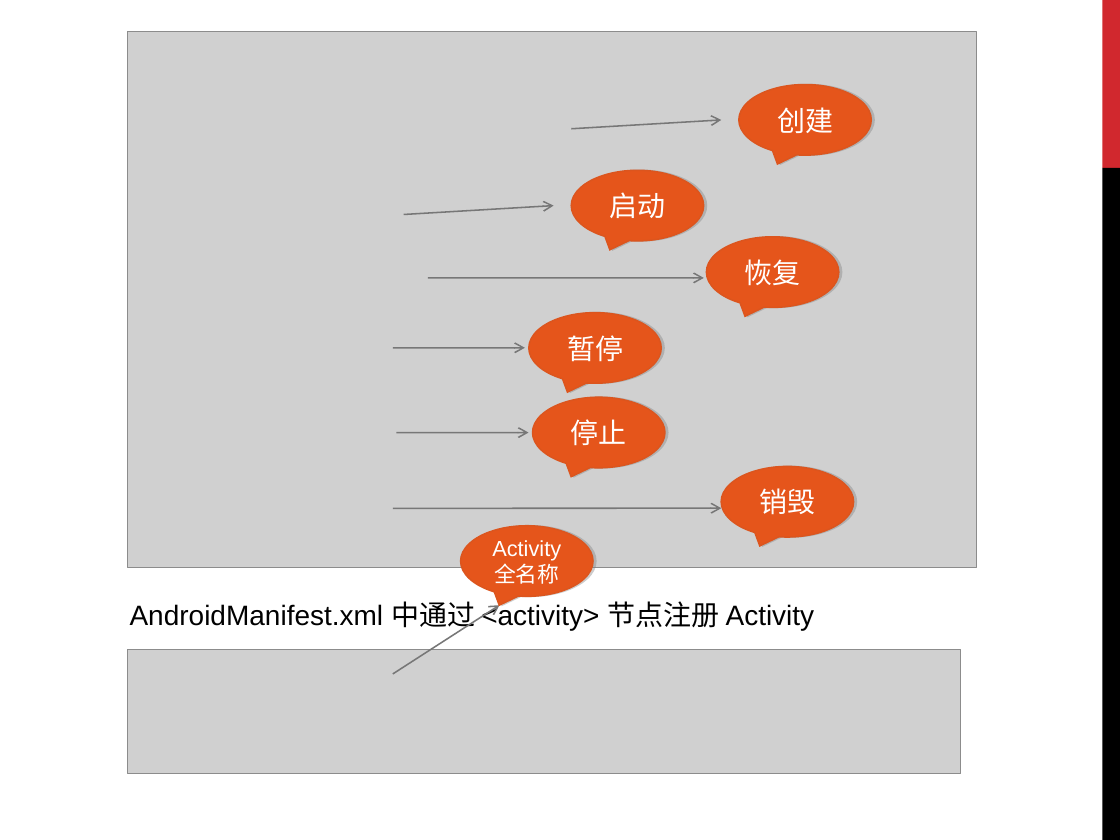
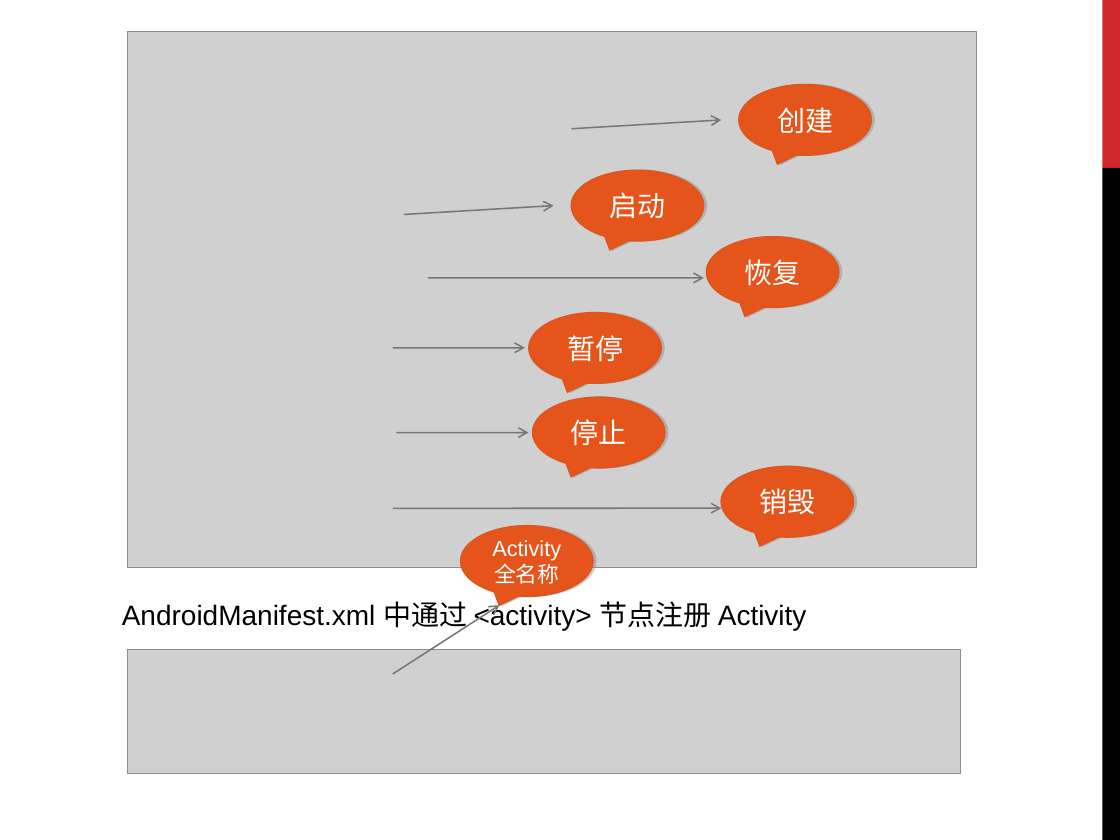
Before and after one commit to donner/training, a slide deck: slide 51 of Android/Android培训.ppt. Drawn at 1120x840 pixels with LibreOffice and Linux fonts; fonts in the diff are those of the drawing; grey boxes stand for pictures. Boxes give left, top, right and bottom in pixels: in the first picture for what was removed or moved away, otherwise in the second. Text is boxed around its words. In the diff, an @@ line names an element or a change of style, - is before the commit and + after.

```diff
--- a/Android/Android培训.ppt
+++ b/Android/Android培训.ppt
@@ text "AndroidManifest.xml 中通过 <activity> 节点注册 Activity" moved from (x1=130, y1=601, x2=815, y2=633) to (x1=122, y1=601, x2=807, y2=633) @@
```
Also in this commit, not shown: 2 other slides changed, 3 slides added, 27 other files.
